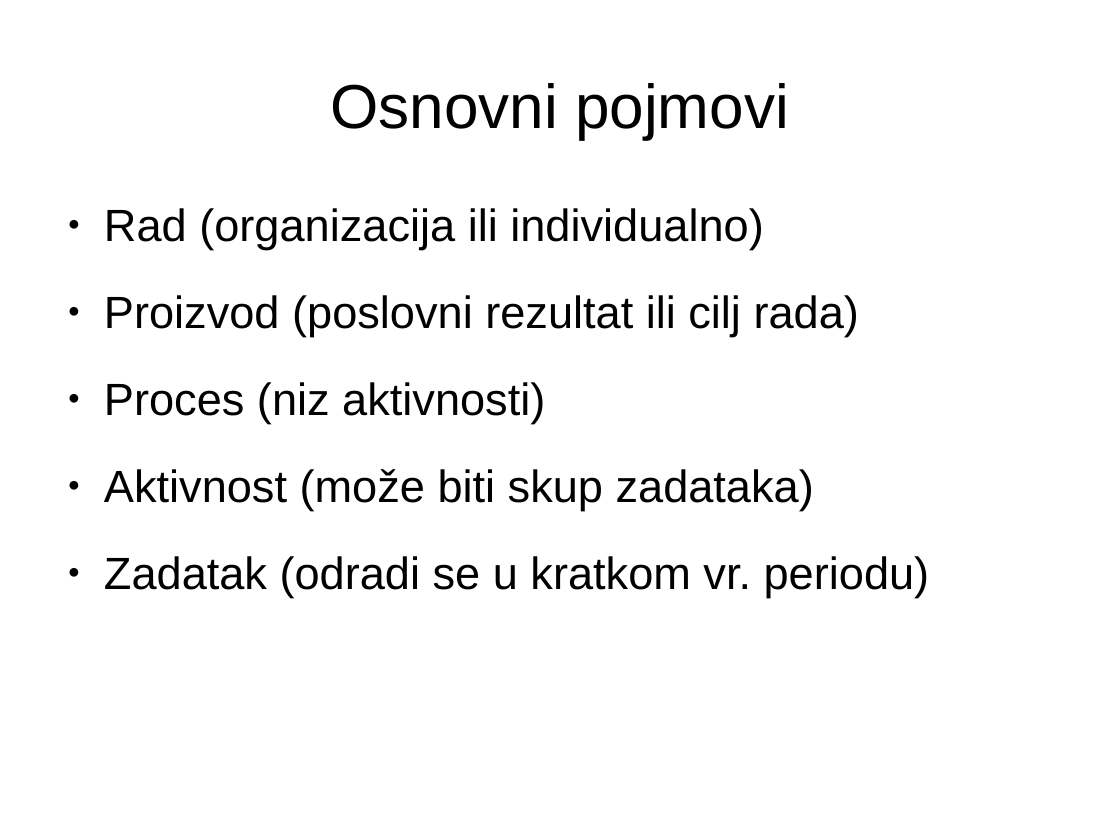
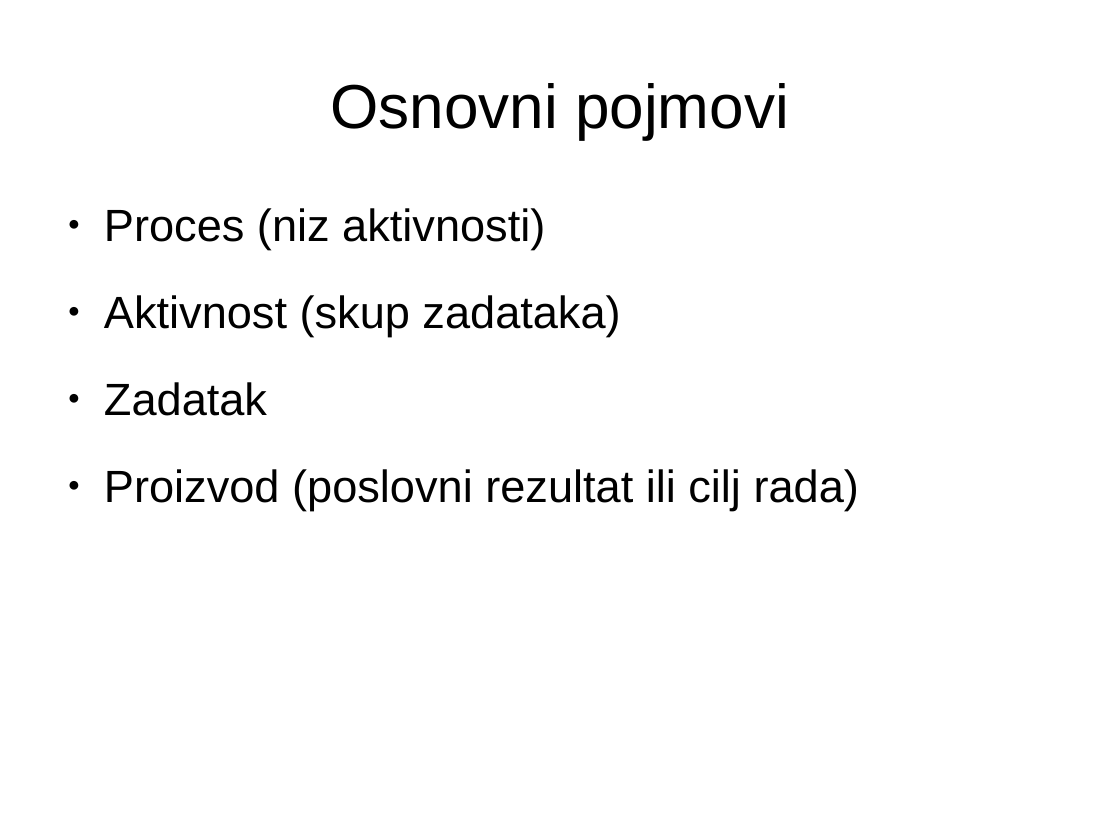
Before and after one commit to sljuka/bizflow, a slide deck: slide 2 of text/prezentacija.odp. Drawn at 1120x840 pixels with LibreOffice and Linux fonts; fonts in the diff are those of the drawing. Boxes give left, top, right and bottom in pixels: in the first picture for what was removed or moved away, otherwise in the second. Text is boxed around its words. In the diff, an @@ line names an element or a change of style, - is before the commit and + after.

```diff
--- a/text/prezentacija.odp
+++ b/text/prezentacija.odp
@@ text at [104, 208, 620, 416]: text changed @@
-● Rad (organizacija ili individualno)
+● Proces (niz aktivnosti)
+● Aktivnost (skup zadataka)
+● Zadatak
@@ text at [104, 382, 930, 598]: paragraphs removed @@
-● Proces (niz aktivnosti)
-● Aktivnost (može biti skup zadataka)
-● Zadatak (odradi se u kratkom vr. periodu)
```
Also in this commit, not shown: 7 other slides changed, 2 slides added, 6 slides removed, 1 other file.
